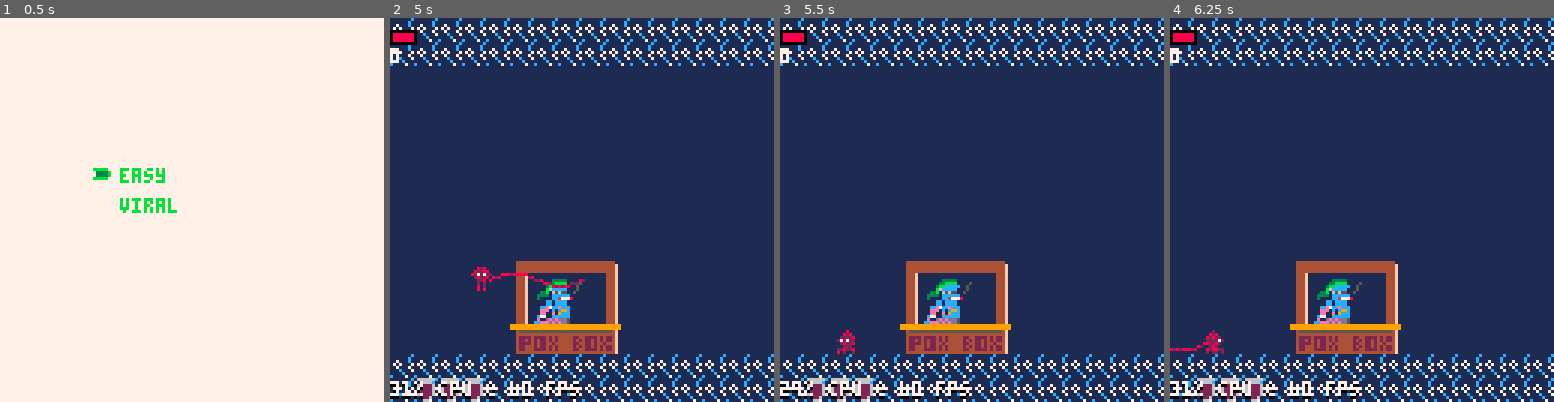
Above: before the commit, frames 1-4 (left to right).
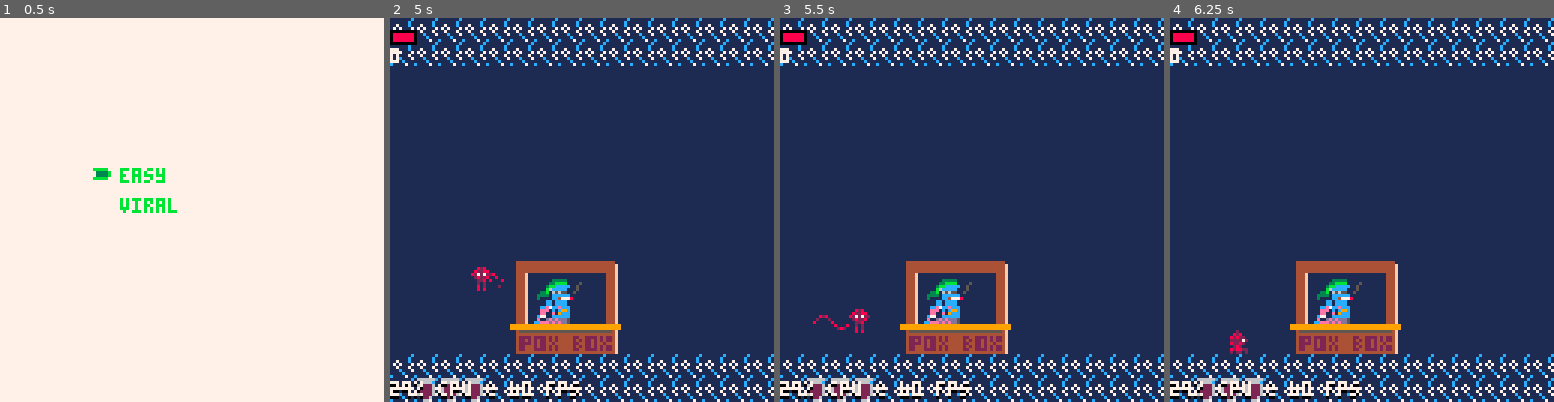
Above: after the commit, the same moments.

Repository: Von-dy/Game_Design_Final_Project
Game: PICO-8 cartridge boxes.p8
Two runs of this game, one before a commit and one after it. Both use one fixed random seed, a clock stepped at 60 frames per second and the inputs below.
Inputs:
- Up to frame 1 (0.5 s): tap X (X key) at 0.33 s
- Up to frame 2 (5 s): tap O (Z key) at 0.7, 1.7, 2.1, 2.5, 2.9, 3.3, 3.7, 4.1, 4.5, 4.9 s; tap X (X key) at 1.07, 1.85, 2.97, 4.08 s; hold Right 1.6-2.1 s; hold Up 2.15-2.42 s; hold Right 2.47-3.03 s; hold Left 3.08-3.58 s; hold Down 3.63-3.97 s; hold Right 4.02-4.68 s; hold Up from 4.73 s (still down)
- Up to frame 3 (5.5 s): release Up at 5.03 s; hold Left from 5.08 s (still down); tap X (X key) at 5.2 s; tap O (Z key) at 5.3 s
- Up to frame 4 (6.25 s): release Left at 5.68 s; tap O (Z key) at 5.7, 6.1 s; hold Down 5.73-6.03 s; hold Right from 6.08 s (still down)

Frame 1 is identical in both runs. In frame 2, 0.3% of the frame differs, in the area x 0-51%, y 66-100%; in frame 3, 0.4%; in frame 4, 0.6%, in the area x 0-21%, y 81-100%.

Commit message:
lungs draw fix

Diff:
--- a/boxes.p8
+++ b/boxes.p8
@@ -311,10 +311,7 @@
 -----------------------------
 boss_hit_boxes={
  { --heart
-  {88,17,96,64},
-  {112,17,120,64},
-  {88,64,96,111},
-  {112,64,120,111}
+
  },
  { --stomach
   {88, 48, 120, 96}
@@ -331,17 +328,7 @@
   {96, 79, 112, 111} -- next_boss
  }
 }
-------------------------------
--- boss health boxes
-------------------------------
-boss_health_boxes={
- {20,20,20,20}, --heart
- {70}, --stomach
- {80,80,80}, --lungs
- { --brain
- },
- {0,0}--overworld
-}
+
 ------------------------------
 -- boss hurt boxes
 ------------------------------
@@ -379,7 +366,7 @@
   {88, 48, 120, 96}
  },
  { --lung
-  {56,8,16,64},
+  {54,8,75,80},
   {30, 50, 58, 96},
   {66, 50, 94, 96}
 
@@ -400,11 +387,20 @@
 boss_anim_sprites={
  {192,192,208,208,128}, --heart
  {132,241,241}, --stomach
- {138,224,136}, --lungs
+ {224,136,138}, --lungs
  {140}, --brain
  {204} --overworld
 }
 
+boss_anim_size_vecs={
+ {v(8,8), v(8,8), v(8,8), v(8,8), v(32,32)},
+ {v(32,32), v(8,8), v(8,8)},
+ {v(8, 8), v(16, 32), v(16, 32)},
+ {v(32, 32)},
+ {v(32,32)}
+}
+
+
 -----------------------------
 -- boss face_points
 -----------------------------
@@ -412,14 +408,14 @@
 boss_eye_points={
  {88, 56, 4, 12, 2, 8}, --heart
  {92, 56, 4, 12, 3, 11}, --stomach
- {48, 56, 6, 31, 14, 8}, --lungs
+ {46, 62, 6, 31, 14, 8}, --lungs
  {}, --brain
 }
 
 boss_lip_points={
  {91, 72, 16, 1, 5},
  {91, 72, 16, 1, 5},
- {53, 68, 21, 1, 14},
+ {51, 75, 21, 1, 14},
  {}
 }
 
@@ -462,7 +458,7 @@
  debug=false
  lbx,lby,mode=0,0,0
  --state: 0=overworld, 1=boss, 2=transition, 3=gameover, 4=menu
- game={ready_count=0,frame_counter=0, state=4, next_boss=5, b_remaining={2}, difficulty=1, menu=0, menuchoice=0, scores={}}
+ game={ready_count=0,frame_counter=0, state=4, next_boss=5, b_remaining={1,2,3}, difficulty=1, menu=0, menuchoice=0, scores={}}
  quotes={"a virus is a small infectious agent that replicates only inside the living cells of other organisms. viruses  …(3169 unchanged characters)…
  players={}
  game.update=curr_game:update_game(game.state)
@@ -498,7 +494,7 @@
   p.hit_box=make_box(0,104,6,111)
  end
  local n=game.next_boss
- boss={id=n, attack_counter=1,counter=0, health_boxes={},hp=200,hit_cooldown=0,state=0,hit_boxes={}, col_boxes={}, hurt_boxes={}, bullets={}, anim_boxes={}, attacks={},spawn=time(),d=0}
+ boss={id=n, hp=200,hit_cooldown=0,state=0,hit_boxes={}, col_boxes={}, hurt_boxes={}, bullets={}, anim_boxes={}, attacks={},spawn=time(),d=0}
  -- n=1 for heart
  -- n=2 for stomach
  -- n=3 for lungs
@@ -515,9 +511,15 @@
  --4. init anim boxes
  init_boss_boxes(boss.anim_boxes, boss_anim_boxes[n])
  --3. init hp
- init_boss_health(boss.health_boxes,boss_health_boxes[n])
- boss.max_hp=80
- if n==2 then boss.max_hp=70 end
+ if n==1 then
+  boss.valves={}
+  for i=0,3 do
+   make_valve(i)
+  end
+ boss.hp=80
+ elseif n==2 then boss.hp=70 boss.wave={}
+ elseif n==3 then boss.hp=100 end
+ boss.max_hp=boss.hp
 
  --4. game_state and overworld check
  if n==5 then game.state=0
@@ -531,7 +533,7 @@
  boss = curr_boss:new(boss)
  boss.funcs=init_boss_functions(n)
  --6 init boss attacks
- boss.attacks=init_boss_attacks(n)
+ init_boss_attacks(n)
 
  --7 set map area
  init_area(n)
@@ -544,17 +546,9 @@
  return { -- controls functions boss has access to
   curr_boss:platform_movement(n),
   curr_boss:boss_logic(n),
-  curr_boss:update_health(),
   curr_boss:update_bullets(),
   curr_boss:death_condition(n)
  }
-end
-
-function init_boss_health(to_table,from_table)
- for i=1,#from_table do
-  local cur_box=from_table[i]
-  add(to_table, cur_box)
- end
 end
 
 function init_boss_boxes(to_table, from_table)
@@ -567,14 +561,22 @@
 function init_boss_attacks(id)
  --heart
  if id==1 then
-  return {clot_attack,vb,valve_burst,mini_heart}
+  make_attack(clot_attack,10,5)
+  make_attack(vb,10,10,6,7)
+  make_attack(valve_burst,10,10)
+  make_attack(mini_heart,10,10)
+
  --stomach
  elseif id==2 then
-  return {spawn_food,wave,spawn_enzyme}
+  make_attack(spawn_food,8,4)
+  make_attack(wave,10,10)
+  make_attack(spawn_enzyme,12,8)
  --lungs
  elseif id==3 then
-  return {spawn_debris,change_direction,safespace,hurt_space}
- else return {}
+  make_attack(spawn_debris,3,2)
+  make_attack(change_direction,10,10)
+  make_attack(safespace,999,30,0,24)
+  make_attack(hurt_space,999,30)
  end
 end
 
@@ -612,7 +614,7 @@
 
 function draw_transition()
  print_quote(random_quote,30,0,1,9)
- print("press z to continue",48,120,7)
+ print("press x to continue",48,120,7)
 end
 -----------------------------
 -- menu functions
@@ -664,25 +666,20 @@
 	if boss.hit_cooldown>0 then boss.hit_cooldown-=1 end
  local s=boss.state
  for f in all(boss.funcs) do f() end
+
  --if boss is active, do attacks
- boss.counter+=1
- if boss.counter>240 then boss.counter=0 boss.attack_counter+=1 end
- if s>0 and boss.counter==0 and boss.id!=5 then --do attacks here
-  boss.attacks[boss.attack_counter]()
- end
- if boss.attack_counter==#boss.attacks then boss.attack_counter=0 end
+ if s>0 then
+  for a in all(boss.attacks) do
+   local timer=(time()-boss.spawn)%60
+   if s==1 then
+   	if timer%a.t1==a.t2 then a.fun() end
+   elseif s==2 then
+    if timer%a.t3==a.t4 then a.fun() end
+   end
+  end
+ end
  --if change in boss state
  if s~=boss.state then music_player(boss.id,boss.state) end
-end
-
-function curr_boss:update_health()
- return function()
-	 local count=0
-	 for i=1,#(boss.health_boxes) do
-	  count+=boss.health_boxes[i]
-	 end
-	 if boss.id~=3 then boss.hp=count else boss.hp=count/3 end
- end
 end
 
 function curr_boss:platform_movement(id)
@@ -729,15 +726,14 @@
 	if id==1 then
 	 return function()
 	  local count=0
-	  s=0
-	  for i=1,#boss.health_boxes do
-	   local v=boss.health_boxes[i]
-	   count+=1
-	   if v<20 then s=1 end
-	   if v==0 then count-=1 end
+	  for v in all(boss.valves) do
+	   count+=v.hp
+	   if v.hp<=20 then s=1 end
+	   if v.hp<=0 then del(boss.valves,v) end
 	  end
-	  --check valves
-	  if count<3 then s=2 end
+	  if count==80 then s=0 end
+	  boss.hp=count
+	  if #boss.valves<3 then s=2 end
 	  boss.state=s
 	 end
 	--stomach
@@ -747,15 +743,13 @@
 			if hpcheck(69) then s=1 end
 			if hpcheck(40) then s=2 end
 			--wave movement
-			if boss.wave then
-			 if boss.wave.hbox then
-				 local w=boss.wave.hbox
-				 local timer=time()-boss.wave.spawn_time
-				 if timer<=2 then w=w:extend(3,.6) end
-				 if timer>2 then w=w:extend(3,-.3) end
-				 if timer>5 then boss.wave={}
-				 else boss.wave.hbox=w
-				 end
+			if boss.wave.hbox then
+			 local w=boss.wave.hbox
+			 local timer=time()-boss.wave.spawn_time
+			 if timer<=2 then w=w:extend(3,.6) end
+			 if timer>2 then w=w:extend(3,-.3) end
+			 if timer>5 then boss.wave={}
+			 else boss.wave.hbox=w
 			 end
 			end
 		 boss.state=s
@@ -866,19 +860,49 @@
  if boss.hp<=n then return true end
 end
 
+function make_valve(i)
+ local x1=88
+ local x2=96
+ local y1=17
+ local y2=64
+ if i==1 then
+  x1,x2=112,120
+ end
+ if i==2 then
+  y1,y2=64,111
+ end
+ if i==3 then
+  x1,y1,x2,y2=112,64,120,111
+ end
+ local v={
+  hbox=make_box(x1,y1,x2,y2),
+  hp=20
+ }
+ add(boss.valves,v)
+end
+
 ------------------------------
 -- attack functions
 ------------------------------
+function make_attack(fun,t1,t3,t2,t4)
+ local a={
+  fun=fun,
+  t1=t1,
+  t2=t2 or 0,
+  t3=t3,
+  t4=t4 or 0
+ }
+ add(boss.attacks,a)
+end
 
 --make a bullet given a startx, starty, length(dx), height(dy), and type(d)
-function make_bullet(t,sx,sy,dx,dy,sprite)
- local dx=dx or sx+6
- local dy=dy or sy+6
+function make_bullet(t,sx,sy,dx,dy)
+ local dx=dx or sx+2
+ local dy=dy or sy+2
  local b={
   hbox=make_box(sx,sy,dx,dy),
   t=t,
-  spd=1,
-  sprite=sprite or 48
+  spd=1
  }
  return b
 end
@@ -902,7 +926,7 @@
  local i=flr(rnd(2))+20
  local x=112
  local y=16
- local e=make_bullet(i,x,y,x+6,y+6,179+i)
+ local e=make_bullet(i,x,y)
  e.spawn=time()
  e.state=0
  add(boss.bullets,e)
@@ -915,9 +939,9 @@
  local x=32
  local y=120
  if side==1 then x=80 end
- local w={hbox=make_box(x,y,x+8,y+1),
- spawn_time=time()}
- boss.wave=w
+ local w=make_box(x,y,x+8,y+1)
+ boss.wave.hbox=w
+ boss.wave.spawn_time=time()
 end
 
 --lung attacks
@@ -975,25 +999,22 @@
   local y=10
   if side==1 then x+=64 end
   local t=rnd(5)
-  if t<3 then add(boss.bullets,make_bullet(3,x,y)) end
+  if t<=3.5 then add(boss.bullets,make_bullet(3,x,y)) end
  end
 end
 
 --determines what random valve
 --bursts
 function vb()
- local selector=flr(rnd(#boss.hit_boxes))+1
- while boss.health_boxes[selector]==0 do
-  selector=flr(rnd(#boss.hit_boxes))+1
- end
- boss.av=boss.hit_boxes[selector]
+ local selector=flr(rnd(#boss.valves))+1
+ boss.av=boss.valves[selector]
 end
 
 --shoot a burst of bullets out
 --of the active valve
 function valve_burst()
  if boss.av then
-	 local v=boss.av
+	 local v=boss.av.hbox
 	 --make 8 bullets, 4 diagonals 4 straight
 	 for i=0,7 do
    local b=make_bullet(i,v.xl,v.yt)
@@ -1010,7 +1031,7 @@
 function mini_heart()
  for i=0,4 do
   local y=flr(rnd(104))+8
-  add(boss.bullets,make_bullet(10,120,y,126,y+6,23))
+  add(boss.bullets,make_bullet(10,125,y))
  end
 end
 
@@ -1154,22 +1175,8 @@
  --2. collision checks
  --check for hit, cycle through boss hit boxes, make each box a table to re-use the box_collide function
  local damage=1 --suggested stat
- for i=1,#boss.hit_boxes do
-  b=boss.hit_boxes[i]
-  if box_collide(p_ab,{b}) and p_as==1 and boss.hit_cooldown==0 and boss.health_boxes[i]>0 then
-   if boss.id==3 then
-    for j=1,#boss.health_boxes do
-     boss.health_boxes[j]-=damage
-    end
-   else
-    boss.health_boxes[i]-=damage
-   end
-   p.dodge_meter+=25
-   p_as=2
-   boss.hit_cooldown=30
-  end
- end
-
+ for b in all(boss.hit_boxes) do if box_collide(p_ab, {b}) and p_as==1 and boss.hit_cooldown==0 then boss.hp-=damage p.dodge_meter+=25 p_as=2 boss.hit_cooldown=30 end end
+ for v in all(boss.valves) do if box_collide(p_ab, {v.hbox}) and p_as==1 and boss.hit_cooldown==0 then v.hp-=damage p.dodge_meter+=25 p_as=2 boss.hit_cooldown=30 end end
  local dodge_meter_max=100 --suggested stat
  if p.dodge_meter>=dodge_meter_max then p.dodge_meter=dodge_meter_max end
  --3. hitbox movement
@@ -1325,13 +1332,9 @@
 	 else
    draw_hud()
    draw_boss(boss.id)
-   draw_bullets()
    draw_platforms(boss.id)
    draw_players()
 	  show_performance()
-   if boss.id==2 and boss.wave and boss.wave.hbox then
-	   draw_box(14,boss.wave.hbox)
-	  end
   end
  elseif game.state==2 then
   draw_transition()
@@ -1339,12 +1342,6 @@
   draw_gameover()
  elseif game.state==4 then
   draw_menu()
- end
-end
-
-function draw_bullets()
- for b in all(boss.bullets) do
-  spr(b.sprite,b.hbox.xl,b.hbox.yt)
  end
 end
 
@@ -1472,14 +1469,9 @@
 
 function draw_boss(id)
  for i=1, #boss.anim_boxes do
-  local size_vec=0
+  local size_vec=boss_anim_size_vecs[id][i]
   local spr_vec=get_spr_pixels(boss_anim_sprites[id][i])
   local b=boss.anim_boxes[i]
-  if i==#boss.anim_boxes and id!=3 then size_vec=v(32,32)
-  elseif boss.id==3 and i>=1 then size_vec=v(16,32)
-  else
-   size_vec=v(8,8)
-  end
   spr_vec_to_box(b, spr_vec, size_vec)
   if id!=5 then
    draw_eyes(boss.state, boss_eye_points[id])
